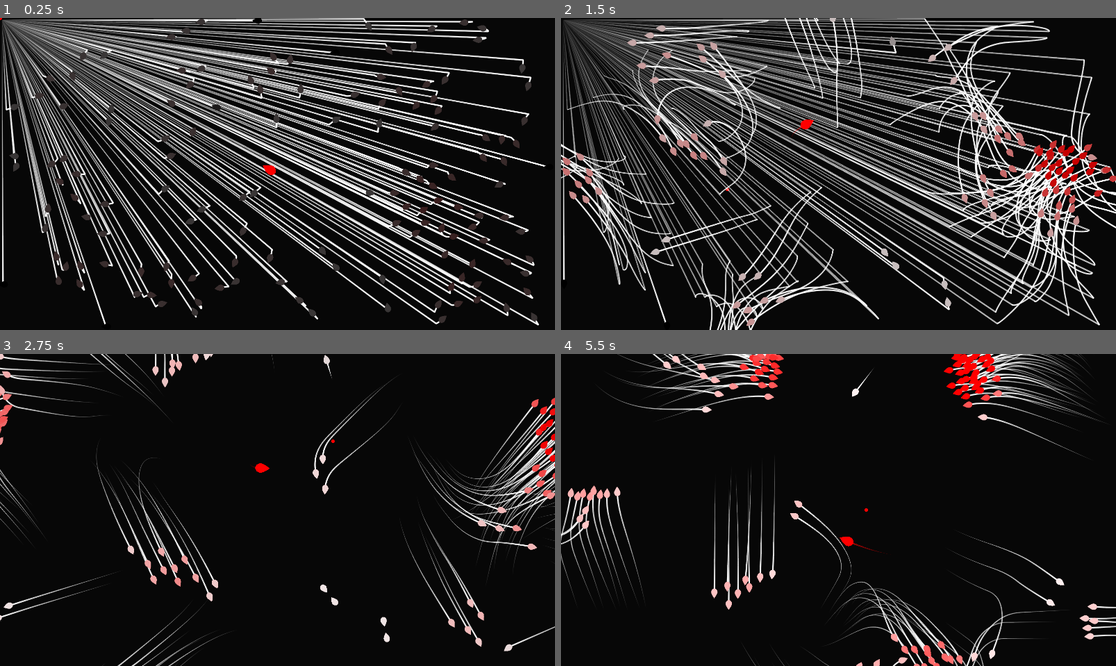
Above: before the commit, frames 1-4 (two rows, left to right).
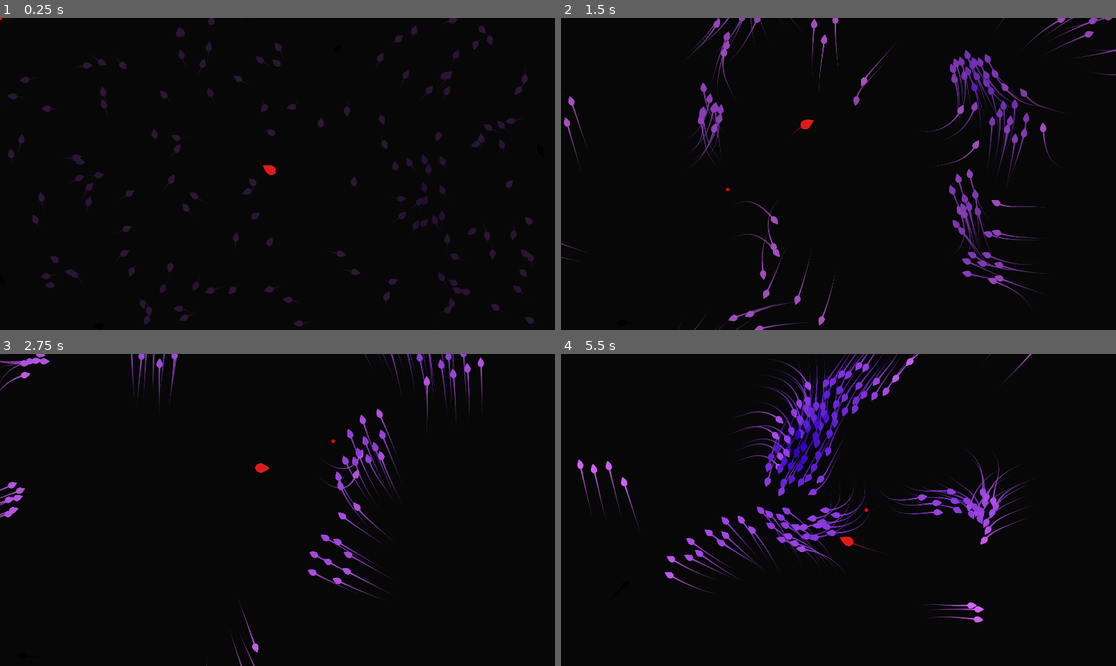
Above: after the commit, the same moments.

Repository: sergioabreu-g/boids
Game: Godot game, scene res://assets/scenes/main.tscn
Two runs of this game, one before a commit and one after it. Both use one fixed random seed, a clock stepped at 60 frames per second and the inputs below.
Inputs (mouse positions are in pixels of both pictures, inside the frame that each line leads up to):
- Up to frame 1 (0.25 s): no input
- Up to frame 2 (1.5 s): move the mouse to (960, 158) at 0.52 s; move the mouse to (727, 189) at 1.27 s
- Up to frame 3 (2.75 s): move the mouse to (333, 441) at 2.02 s
- Up to frame 4 (5.5 s): move the mouse to (810, 572) at 2.77 s; move the mouse to (1005, 556) at 3.52 s; move the mouse to (672, 463) at 4.27 s; move the mouse to (866, 510) at 5.02 s

The runs differ from the first frame. In frame 1, 33% of the frame differs, in the area x 0-99%, y 0-99%; in frame 2, 38%, in the area x 0-100%, y 0-100%; in frame 3, 8.6%; in frame 4, 14%.

Commit message:
Minor fixed to colors and trails.

Diff:
--- a/boids-algorithm/assets/scenes/Boid.tscn
+++ b/boids-algorithm/assets/scenes/Boid.tscn
@@ -5,15 +5,15 @@
 [ext_resource path="res://assets/scripts/Boid.gd" type="Script" id=3]
 
 [sub_resource type="Gradient" id=1]
-offsets = PoolRealArray( 0, 0.788079, 1 )
-colors = PoolColorArray( 1, 1, 1, 0, 1, 1, 1, 0.552941, 1, 1, 1, 1 )
+resource_local_to_scene = true
+offsets = PoolRealArray( 0, 0.761589, 1 )
+colors = PoolColorArray( 1, 1, 1, 0, 1, 1, 1, 0.490066, 1, 1, 1, 1 )
 
 [node name="Boid" type="Node2D"]
 script = ExtResource( 3 )
-maxVelocity = 280.0
-maxAcceleration = 1000.0
-baseColor = Color( 1, 1, 1, 1 )
-specialColor = Color( 1, 0, 0, 1 )
+baseColor = Color( 0.870588, 0.415686, 0.964706, 1 )
+specialColor = Color( 0.372549, 0.121569, 0.815686, 1 )
+trail = NodePath("Trail")
 
 [node name="Sprite" type="Sprite" parent="."]
 scale = Vector2( 0.1, 0.1 )
@@ -21,7 +21,4 @@
 texture = ExtResource( 1 )
 
 [node name="Trail" parent="." instance=ExtResource( 2 )]
-points = PoolVector2Array( 6.92082, 6.41891 )
 gradient = SubResource( 1 )
-pointDuration = 1.5
-maxPoints = 150
--- a/boids-algorithm/assets/scenes/main.tscn
+++ b/boids-algorithm/assets/scenes/main.tscn
@@ -10,7 +10,7 @@
 
 [sub_resource type="Gradient" id=1]
 offsets = PoolRealArray( 0, 0.821192, 1 )
-colors = PoolColorArray( 1, 0, 0, 0, 1, 0, 0, 0.523179, 1, 0, 0, 1 )
+colors = PoolColorArray( 0.729412, 0.117647, 0.117647, 0, 0.729412, 0.117647, 0.117647, 0.521569, 0.729412, 0.117647, 0.117647, 1 )
 
 [node name="Root" type="Node2D"]
 
@@ -20,21 +20,19 @@
 predator = NodePath("../Predator")
 
 [node name="Predator" type="Node2D" parent="."]
-modulate = Color( 1, 0, 0, 1 )
 position = Vector2( 960, 540 )
 script = ExtResource( 4 )
 acceleration = 1000.0
 maxSpeed = 300.0
 
 [node name="Sprite" type="Sprite" parent="Predator"]
-modulate = Color( 1, 0, 0, 1 )
+modulate = Color( 0.870588, 0.105882, 0.105882, 1 )
 scale = Vector2( 0.15, 0.15 )
 z_index = 2
 texture = ExtResource( 3 )
 
 [node name="Trail" parent="Predator" instance=ExtResource( 7 )]
 width = 6.0
-default_color = Color( 1, 0, 0, 1 )
 gradient = SubResource( 1 )
 joint_mode = 2
 begin_cap_mode = 2
--- a/boids-algorithm/assets/scripts/Boid.gd
+++ b/boids-algorithm/assets/scripts/Boid.gd
@@ -2,13 +2,17 @@
 
 class_name Boid
 
-export (float) var maxVelocity
-export (float) var maxAcceleration
+export (float) var maxVelocity = 280
+export (float) var maxAcceleration = 1000
 export (float) var rotationOffset = PI/2
 
 export (Color) var baseColor : Color
 export (Color) var specialColor : Color
 export (float) var colorTransitionSpeed = 1
+
+export (bool) var syncTrail = true
+export (NodePath) var trail
+var trailRef : Line2D
 
 var velocity := Vector2.ZERO
 var acceleration := Vector2.ZERO
@@ -20,7 +24,11 @@
 var targetColor := baseColor
 
 func _ready():
+	trailRef = get_node(trail)
 	modulate = targetColor
+
+	velocity = Vector2(rand_range(-maxVelocity, maxVelocity),
+						rand_range(-maxVelocity, maxVelocity))
 
 func _process(delta):
 	velocity += acceleration.clamped(maxAcceleration * delta)
@@ -35,3 +43,10 @@
 
 	var targetColorPercent = delta * colorTransitionSpeed
 	modulate = modulate * (1 - targetColorPercent) + targetColor * targetColorPercent
+
+	if (syncTrail):
+		var gradient = trailRef.gradient
+		for i in range(gradient.colors.size()):
+			var nextColor = modulate
+			nextColor.a = gradient.colors[i].a
+			gradient.set_color(i, nextColor)
--- a/boids-algorithm/assets/scripts/Flock.gd
+++ b/boids-algorithm/assets/scripts/Flock.gd
@@ -3,8 +3,6 @@
 # General configuration
 export (PackedScene) var boidScene : PackedScene
 export (int) var numberOfBoids = 140
-export (float) var acceleration = 1000
-export (float) var maxSpeed = 300
 export (float) var visualRange = 130
 export (float) var separationDistance = 80
 export (NodePath) var predator
@@ -82,8 +80,6 @@
 		_boids[i].acceleration += direction * cohesionWeight
 
 func _separation():
-	var velocity = Vector2(0, 0)
-
 	for i in range(_boids.size()):
 		var neighbors = _boids[i].neighbors
 		var distances = _boids[i].neighborsDistances
